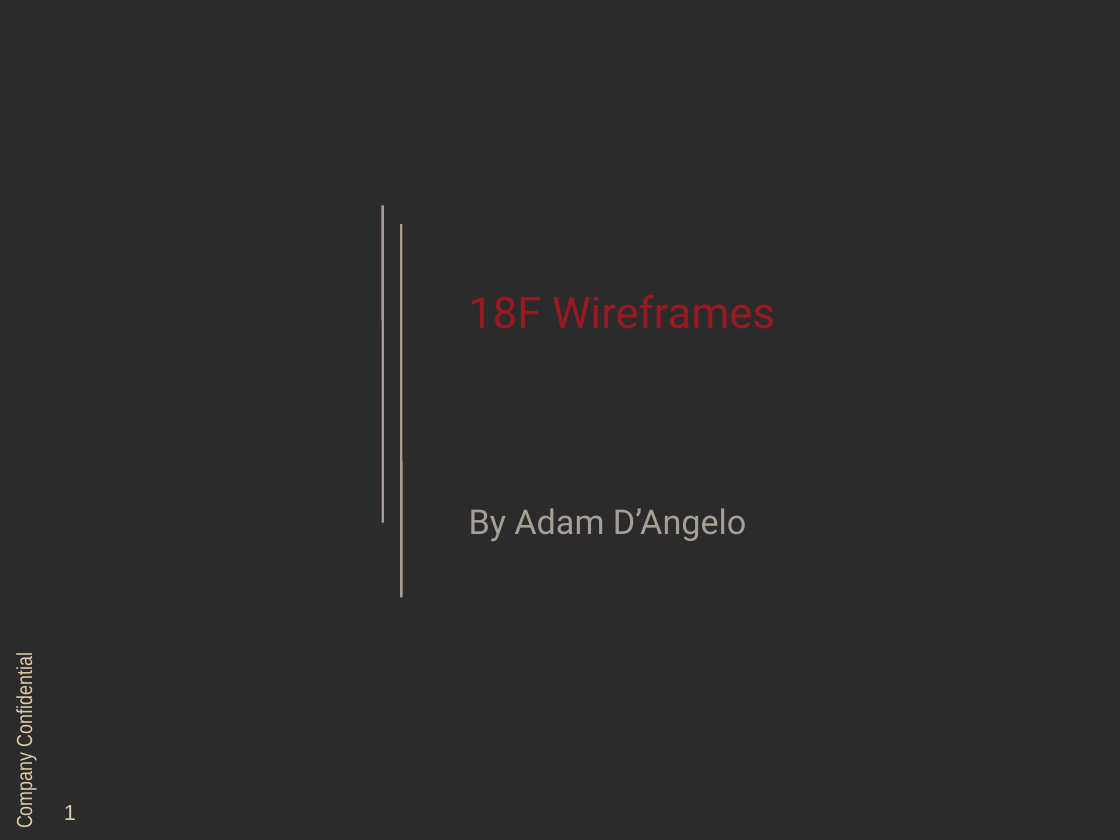
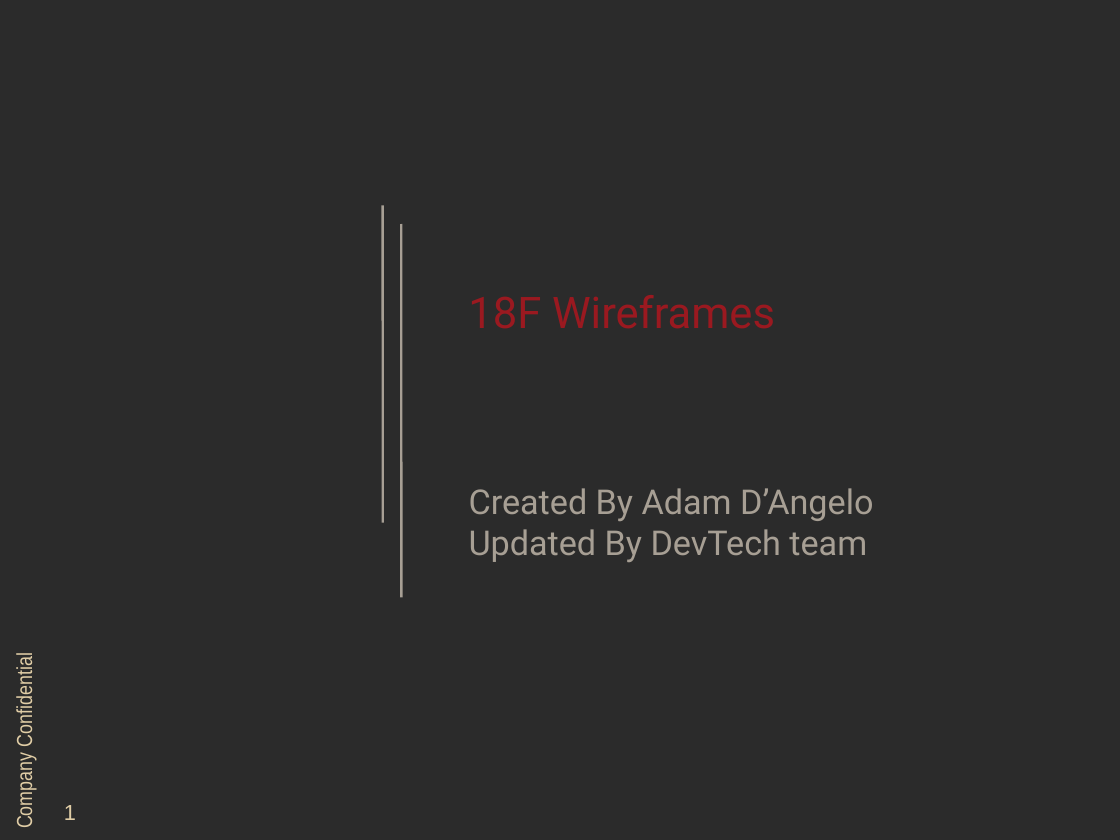
Before and after one commit to DevTechnology/DRIC, a slide deck: slide 1 of Design/Wireframes/DRIC wireframes.pptx. Drawn at 1120x840 pixels with LibreOffice and Linux fonts; fonts in the diff are those of the drawing; background and template pictures are left out; a plain dark background stands for a picture behind light text. Boxes give left, top, right and bottom in pixels: in the first picture for what was removed or moved away, otherwise in the second. Text is boxed around its words. In the diff, an @@ line names an element or a change of style, - is before the commit and + after.

```diff
--- a/Design/Wireframes/DRIC wireframes.pptx
+++ b/Design/Wireframes/DRIC wireframes.pptx
@@ text at (469,488,873,562): text changed @@
-By Adam D’Angelo
+Created By Adam D’Angelo
+Updated By DevTech team
```
Also in this commit, not shown: 2 other slides changed, 2 slides added, 1 slide removed.
